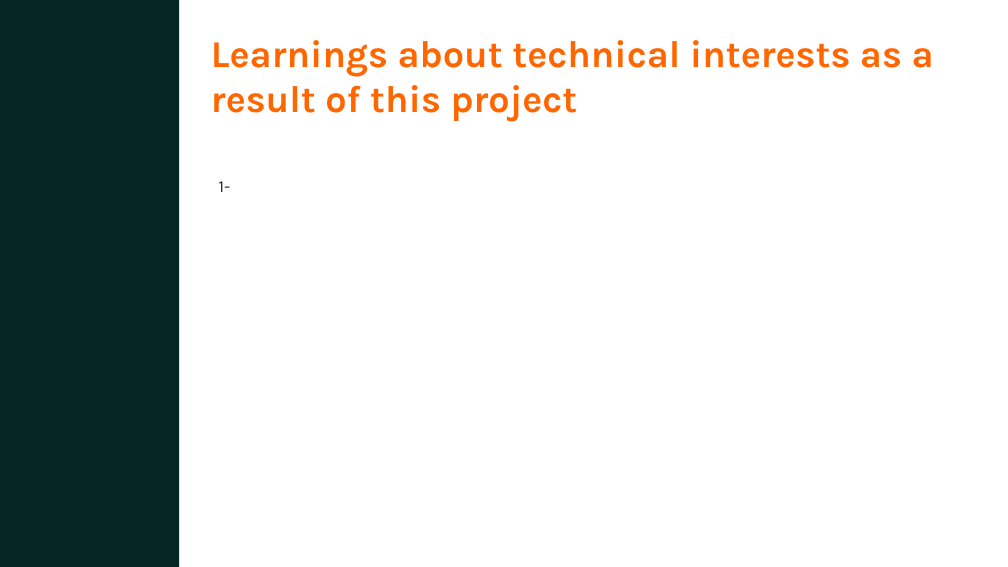
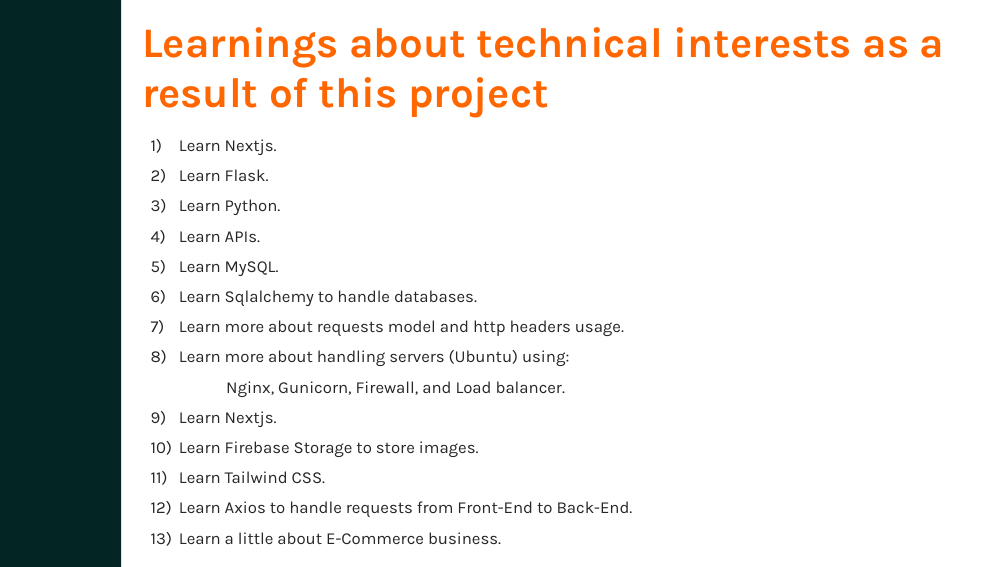
Before and after one commit to MahmoudEasa/Portfolio_E_Commerce, a slide deck: slide 8 of E-commerce_Presentation.pptx (slide 10 before the commit). Drawn at 1008x567 pixels with LibreOffice and Linux fonts; fonts in the diff are those of the drawing. Boxes give left, top, right and bottom in pixels: in the first picture for what was removed or moved away, otherwise in the second. Text is boxed around its words. In the diff, an @@ line names an element or a change of style, - is before the commit and + after.

```diff
--- a/E-commerce_Presentation.pptx
+++ b/E-commerce_Presentation.pptx
@@ rectangle: place and size @@
-rectangle at (0,0,179,567)
+rectangle at (0,0,121,567)
@@ text "Learnings about technical interests as ...": place and size @@
-text "Learnings about technical interests as ..." at (211,40,934,122)
+text "Learnings about technical interests as ..." at (142,27,945,118)
@@ text "Learnings about technical interests as ..." at (142,27,945,118): size 36 to 40 pt @@
@@ text added at (179,139,633,544), 16 pt, text #262626 @@
+1) Learn Nextjs.
+2) Learn Flask.
+3) Learn Python.
+4) Learn APIs.
+5) Learn MySQL.
+6) Learn Sqlalchemy to handle databases.
+7) Learn more about requests model and http headers usage.
+8) Learn more about handling servers (Ubuntu) using:
+Nginx, Gunicorn, Firewall, and Load balancer.
+9) Learn Nextjs.
+10) Learn Firebase Storage to store images.
+11) Learn Tailwind CSS.
+12) Learn Axios to handle requests from Front-End to Back-End.
+13) Learn a little about E-Commerce business.
@@ text removed at (219,181,230,192) @@
-1-
```
Also in this commit, not shown: 7 other slides changed, 1 slide added, 2 slides removed.
